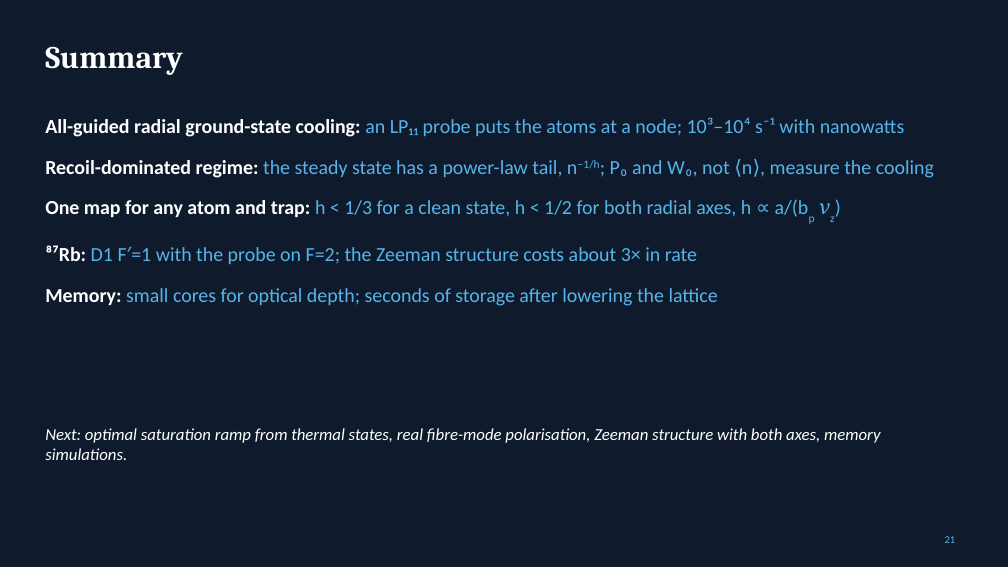
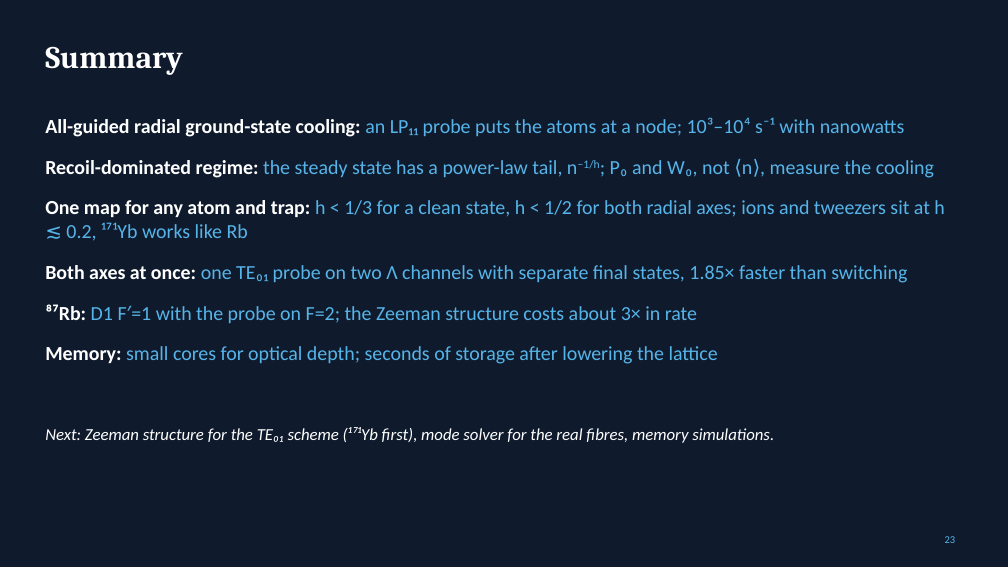
Before and after one commit to Leonardo-Razzai/hcf-eit-cooling, a slide deck: slide 23 of presentation/radial_eit_cooling_talk.pptx (slide 21 before the commit). Drawn at 1008x567 pixels with LibreOffice and Linux fonts; fonts in the diff are those of the drawing. Boxes give left, top, right and bottom in pixels: in the first picture for what was removed or moved away, otherwise in the second. Text is boxed around its words. In the diff, an @@ line names an element or a change of style, - is before the commit and + after.

```diff
--- a/presentation/radial_eit_cooling_talk.pptx
+++ b/presentation/radial_eit_cooling_talk.pptx
@@ text at (45,200,944,283): text changed @@
-• One map for any atom and trap: h < 1/3 for a clean state, h < 1/2 for both radial axes, h ∝ a/(bp νz)
+• One map for any atom and trap: h < 1/3 for a clean state, h < 1/2 for both radial axes; ions and tweezers sit at h ≲ 0.2, ¹⁷¹Yb works like Rb
+• Both axes at once: one TE₀₁ probe on two Λ channels with separate final states, 1.85× faster than switching
@@ text at (45,427,774,443): text changed @@
-Next: optimal saturation ramp from thermal states, real fibre-mode polarisation, Zeeman structure with both axes, memory simulations.
+Next: Zeeman structure for the TE₀₁ scheme (¹⁷¹Yb first), mode solver for the real fibres, memory simulations.
@@ page number at (945,536,956,543): text changed @@
-21
+23
```
Also in this commit, not shown: 2 slides added, 5 other files.
